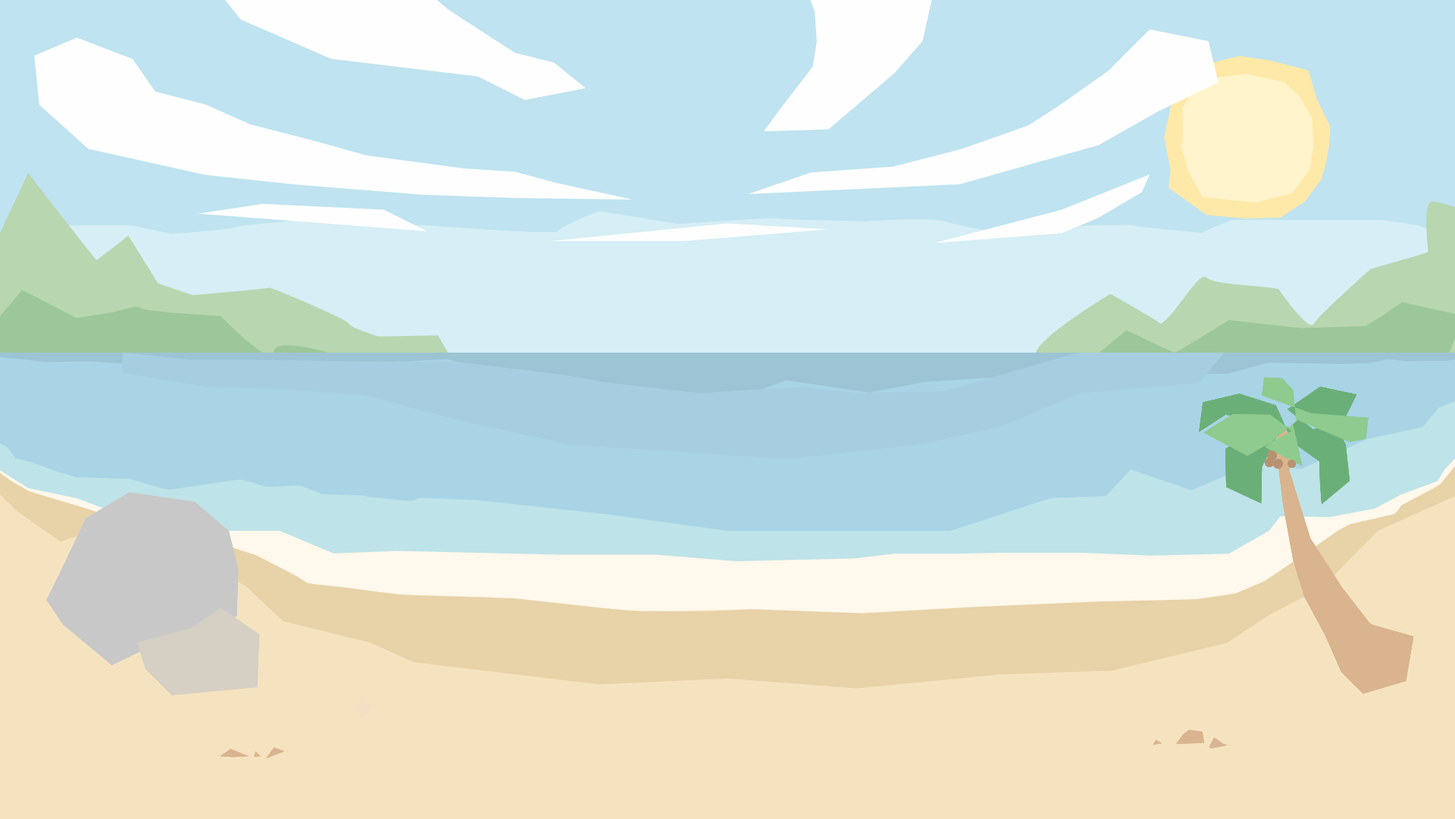
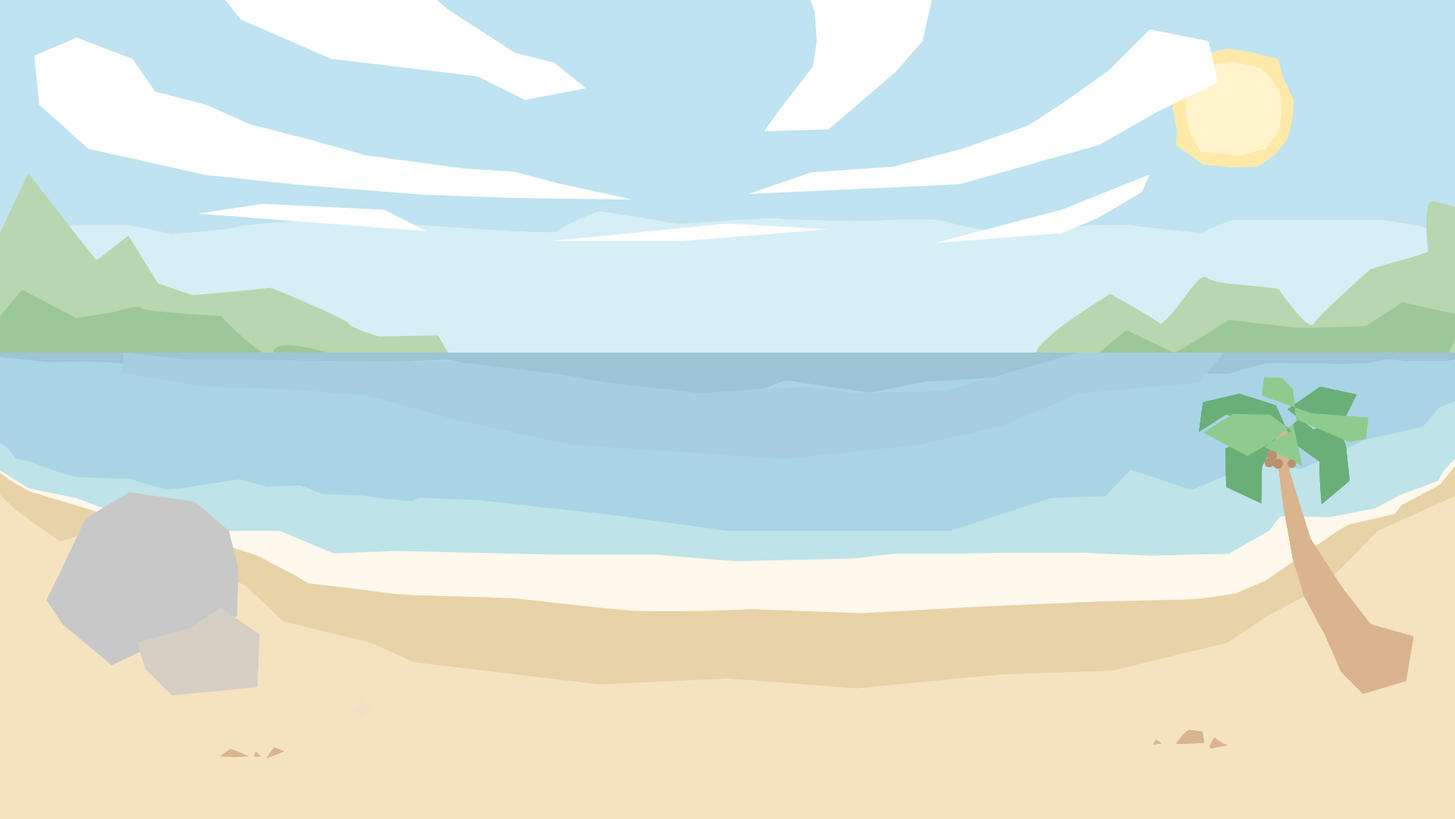
The second 1455 × 819 image is a revision of the first. Changes to its layers:
painted on "sun" over [1164, 48, 1332, 220]
